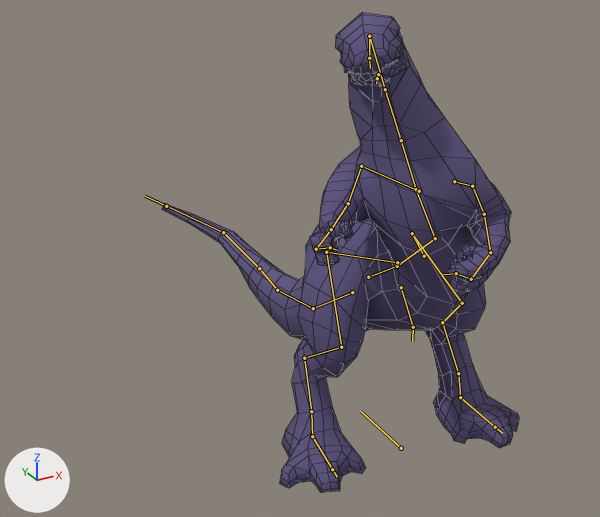
An edit to the Blender file rigs/kaiju/animation-attack.blend, drawn before and after from the same camera.
Rendered twice from a 50 mm lens placed at (-2.11, -2.78, 2.56), pointed at (-0.13, 0.83, 0.75). Arrows for +X, +Y and +Z are at lower left; the lights stay in place. Both versions are drawn at frame 17 of the action 'Attack'; the numbers are the values there. The bones that bend it are drawn over the model as lines. Mesh edges are drawn as thin lines.

In view in the first picture: 'Kaiju'.
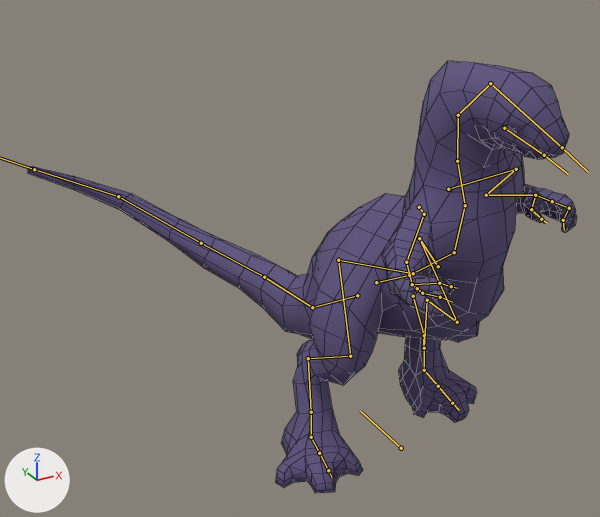
Pixel boxes [x1, y1, x2, y2] of what changed, in the pictures (600 x 517 px):
'Kaiju', posed (53% wider, 10% shorter): before [162, 12, 519, 493]; after [28, 61, 576, 493]

The change, as a diff of the scene's bpy script:
```diff
--- a/rigs/kaiju/animation-attack.blend.py
+++ b/rigs/kaiju/animation-attack.blend.py
@@ bone_drv_back_leg_ankle_l_002 @@
 bone_drv_back_leg_ankle_l_002 = bpy.data.objects['Armature'].pose.bones['DRV_Back_Leg_Ankle_L.002']  # child of 'DRV_root.001'
-bone_drv_back_leg_ankle_l_002.location = (-0.061, -0.237, 0.136)
-bone_drv_back_leg_ankle_l_002.rotation_quaternion = (0.996, 0.011, 0.091, 0.001)  # degrees (1, 10, 0)
+bone_drv_back_leg_ankle_l_002.location = (-0.047, 0.068, 0.127)
+bone_drv_back_leg_ankle_l_002.rotation_quaternion = (0.987, 0.098, 0.076, 0.005)  # degrees (11, 9, 2)
@@ bone_drv_front_leg_lower_l_002 @@
 bone_drv_front_leg_lower_l_002 = bpy.data.objects['Armature'].pose.bones['DRV_Front_Leg_Lower_L.002']  # child of 'DRV_root.001'
-bone_drv_front_leg_lower_l_002.location = (-0.301, 0.127, 0.069)
-bone_drv_front_leg_lower_l_002.rotation_quaternion = (0.753, 0.27, 0.383, -0.461)  # degrees (5, 56, -60)
+bone_drv_front_leg_lower_l_002.location = (0.049, 0.357, 0.187)
+bone_drv_front_leg_lower_l_002.rotation_quaternion = (0.835, -0.043, 0.067, 0.094)  # degrees (-5, 10, 12)
@@ bone_drv_back_leg_ankle_r_002 @@
 bone_drv_back_leg_ankle_r_002 = bpy.data.objects['Armature'].pose.bones['DRV_Back_Leg_Ankle_R.002']  # child of 'DRV_root.001'
-bone_drv_back_leg_ankle_r_002.location = (-0.012, 0.001, 0.0)
-bone_drv_back_leg_ankle_r_002.rotation_quaternion = (0.995, 0.0, 0.001, -0.072)  # degrees (0, 0, -8)
+bone_drv_back_leg_ankle_r_002.location = (-0.016, 0.002, 0.0)
+bone_drv_back_leg_ankle_r_002.rotation_quaternion = (0.994, 0.0, 0.001, -0.099)  # degrees (0, 0, -11)
@@ bone_drv_back_leg_lower_r_002 @@
 bone_drv_back_leg_lower_r_002 = bpy.data.objects['Armature'].pose.bones['DRV_Back_Leg_Lower_R.002']  # child of 'DRV_root.001'
-bone_drv_back_leg_lower_r_002.location = (0.0, 0.0, 0.0)
+bone_drv_back_leg_lower_r_002.location = (0.0, 0.205, 0.089)
@@ bone_drv_front_leg_lower_r_002 @@
 bone_drv_front_leg_lower_r_002 = bpy.data.objects['Armature'].pose.bones['DRV_Front_Leg_Lower_R.002']  # child of 'DRV_root.001'
-bone_drv_front_leg_lower_r_002.location = (-0.209, 0.542, 0.149)
-bone_drv_front_leg_lower_r_002.rotation_quaternion = (0.745, -0.359, -0.415, -0.376)  # degrees (-29, -63, -35)
+bone_drv_front_leg_lower_r_002.location = (-0.166, 0.131, 0.056)
+bone_drv_front_leg_lower_r_002.rotation_quaternion = (0.812, -0.26, -0.145, -0.065)  # degrees (-35, -21, -3)
@@ bone_ctrl_hips @@
 bone_ctrl_hips = bpy.data.objects['Armature'].pose.bones['CTRL_Hips']  # child of 'DRV_root.001'
-bone_ctrl_hips.location = (0.0, 0.027, 0.028)
-bone_ctrl_hips.rotation_quaternion = (0.998, -0.057, 0.0, 0.0)  # degrees (-7, 0, 0)
+bone_ctrl_hips.location = (0.006, 0.06, -0.007)
+bone_ctrl_hips.rotation_quaternion = (0.998, -0.022, -0.026, -0.025)  # degrees (-2, -3, -3)
@@ bone_drv_spine_2_002 @@
 bone_drv_spine_2_002 = bpy.data.objects['Armature'].pose.bones['DRV_Spine_2.002']  # child of 'DRV_Spine_1.001'
-bone_drv_spine_2_002.rotation_quaternion = (0.912, -0.096, -0.289, 0.274)  # degrees (-22, -28, 39)
+bone_drv_spine_2_002.rotation_quaternion = (0.897, -0.077, 0.07, 0.079)  # degrees (-9, 10, 9)
@@ bone_drv_spine_2_003 @@
 bone_drv_spine_2_003 = bpy.data.objects['Armature'].pose.bones['DRV_Spine_2.003']  # child of 'DRV_Spine_2.002'
-bone_drv_spine_2_003.rotation_quaternion = (0.993, -0.037, -0.107, 0.038)  # degrees (-5, -12, 5)
+bone_drv_spine_2_003.rotation_quaternion = (0.991, 0.05, -0.047, 0.03)  # degrees (6, -6, 3)
@@ bone_drv_spine_3_001 @@
 bone_drv_spine_3_001 = bpy.data.objects['Armature'].pose.bones['DRV_Spine_3.001']  # child of 'DRV_Spine_2.003'
-bone_drv_spine_3_001.rotation_quaternion = (0.996, 0.025, 0.079, 0.004)  # degrees (3, 9, 1)
+bone_drv_spine_3_001.rotation_quaternion = (0.989, 0.116, 0.021, -0.015)  # degrees (13, 3, -1)
@@ bone_drv_spine_4_001 @@
 bone_drv_spine_4_001 = bpy.data.objects['Armature'].pose.bones['DRV_Spine_4.001']  # child of 'DRV_Spine_3.001'
-bone_drv_spine_4_001.rotation_quaternion = (0.993, 0.055, 0.085, -0.072)  # degrees (6, 10, -8)
+bone_drv_spine_4_001.rotation_quaternion = (0.987, 0.128, 0.031, -0.008)  # degrees (15, 4, 0)
@@ bone_drv_front_leg_shoulder_l_001 @@
 bone_drv_front_leg_shoulder_l_001 = bpy.data.objects['Armature'].pose.bones['DRV_Front_Leg_Shoulder_L.001']  # child of 'DRV_Spine_2.003'
-bone_drv_front_leg_shoulder_l_001.rotation_quaternion = (0.954, 0.092, -0.27, -0.089)  # degrees (15, -30, -15)
+bone_drv_front_leg_shoulder_l_001.rotation_quaternion = (0.956, -0.017, -0.198, -0.173)  # degrees (2, -23, -21)
@@ bone_drv_front_leg_shoulder_r_001 @@
 bone_drv_front_leg_shoulder_r_001 = bpy.data.objects['Armature'].pose.bones['DRV_Front_Leg_Shoulder_R.001']  # child of 'DRV_Spine_2.003'
-bone_drv_front_leg_shoulder_r_001.rotation_quaternion = (0.962, -0.226, -0.109, 0.109)  # degrees (-28, -9, 15)
+bone_drv_front_leg_shoulder_r_001.rotation_quaternion = (0.981, -0.113, -0.058, 0.055)  # degrees (-14, -6, 7)
@@ bone_drv_tail_mid_002 @@
 bone_drv_tail_mid_002 = bpy.data.objects['Armature'].pose.bones['DRV_Tail_Mid.002']  # child of 'DRV_Tail_Base.001'
-bone_drv_tail_mid_002.rotation_quaternion = (0.966, 0.202, 0.009, -0.094)  # degrees (23, 3, -10)
+bone_drv_tail_mid_002.rotation_quaternion = (0.96, 0.251, -0.002, -0.061)  # degrees (29, 2, -7)
@@ bone_drv_tail_mid_003 @@
 bone_drv_tail_mid_003 = bpy.data.objects['Armature'].pose.bones['DRV_Tail_Mid.003']  # child of 'DRV_Tail_Mid.002'
-bone_drv_tail_mid_003.rotation_quaternion = (0.973, 0.013, -0.009, -0.071)  # degrees (2, -1, -8)
+bone_drv_tail_mid_003.rotation_quaternion = (0.972, 0.108, -0.082, 0.164)  # degrees (11, -11, 18)
@@ bone_drv_tail_end_001 @@
 bone_drv_tail_end_001 = bpy.data.objects['Armature'].pose.bones['DRV_Tail_End.001']  # child of 'DRV_Tail_Mid.003'
-bone_drv_tail_end_001.rotation_quaternion = (0.987, 0.108, -0.033, 0.105)  # degrees (12, -5, 12)
+bone_drv_tail_end_001.rotation_quaternion = (0.97, 0.166, -0.059, 0.139)  # degrees (18, -9, 15)
@@ bone_drv_tail_tip_001 @@
 bone_drv_tail_tip_001 = bpy.data.objects['Armature'].pose.bones['DRV_Tail_Tip.001']  # child of 'DRV_Tail_End.001'
-bone_drv_tail_tip_001.rotation_quaternion = (0.971, 0.064, 0.048, 0.239)  # degrees (8, 4, 28)
+bone_drv_tail_tip_001.rotation_quaternion = (0.946, 0.17, 0.048, 0.263)  # degrees (20, 0, 31)
```
